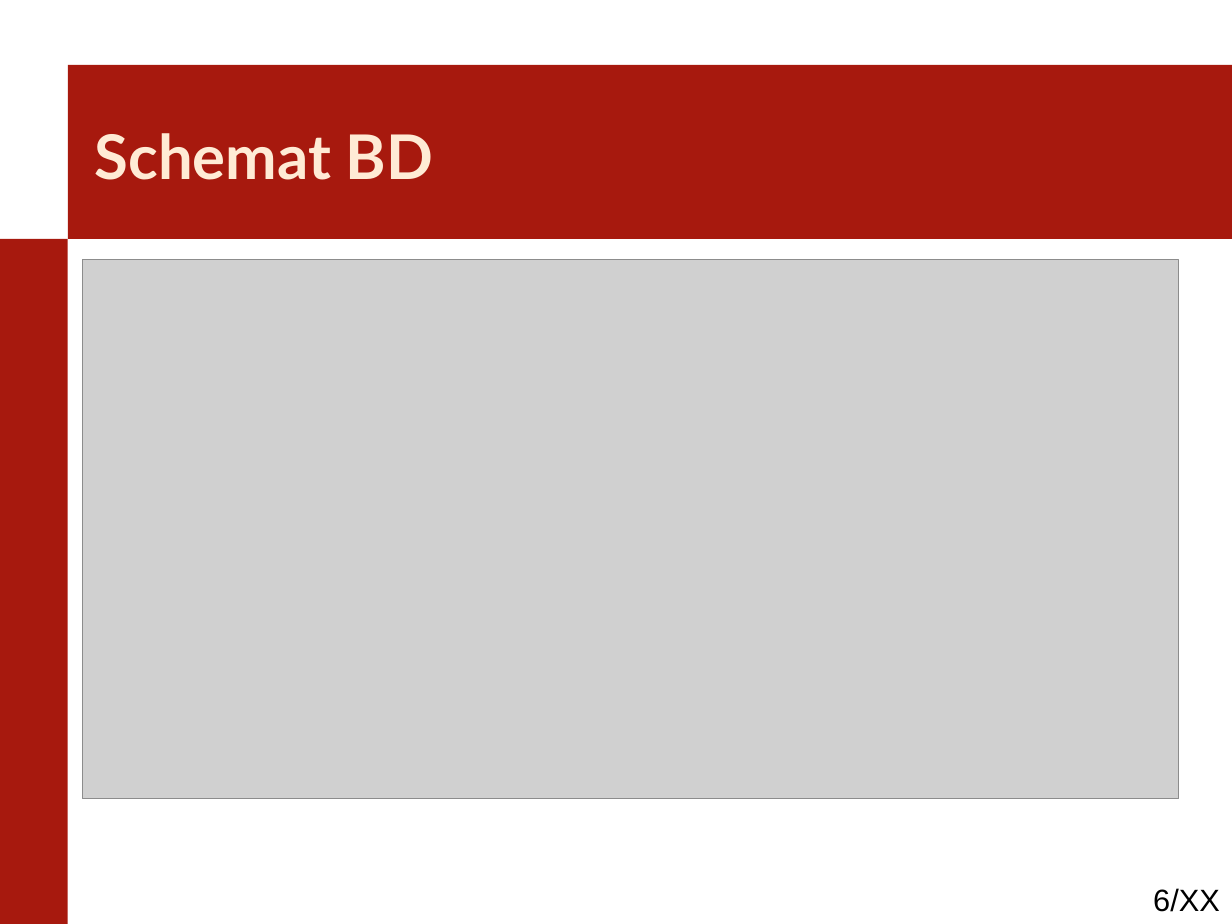
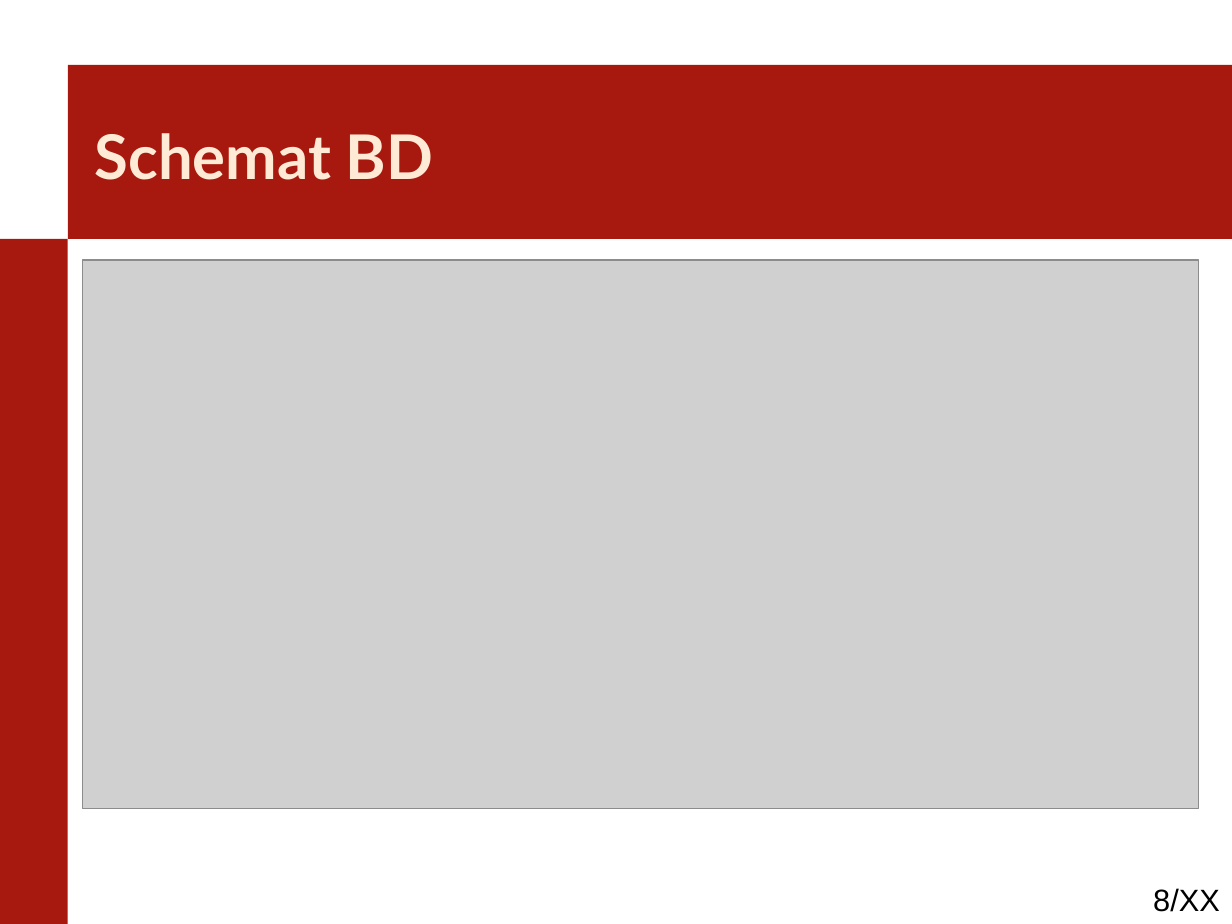
Before and after one commit to kaczanmo/projekt_bd_2013, a slide deck: slide 8 of prezentacja_4/prezentacja_4.ppt (slide 6 before the commit). Drawn at 1232x924 pixels with LibreOffice and Linux fonts; fonts in the diff are those of the drawing; grey boxes stand for pictures; background and template pictures are left out. Boxes give left, top, right and bottom in pixels: in the first picture for what was removed or moved away, otherwise in the second. Text is boxed around its words. In the diff, an @@ line names an element or a change of style, - is before the commit and + after.

```diff
--- a/prezentacja_4/prezentacja_4.ppt
+++ b/prezentacja_4/prezentacja_4.ppt
@@ picture: place and size @@
-picture at [83, 260, 1179, 798]
+picture at [83, 260, 1199, 808]
@@ page number at [1153, 888, 1220, 912]: text changed @@
-6/XX
+8/XX
```
Also in this commit, not shown: 2 slides added, 43 other files.
